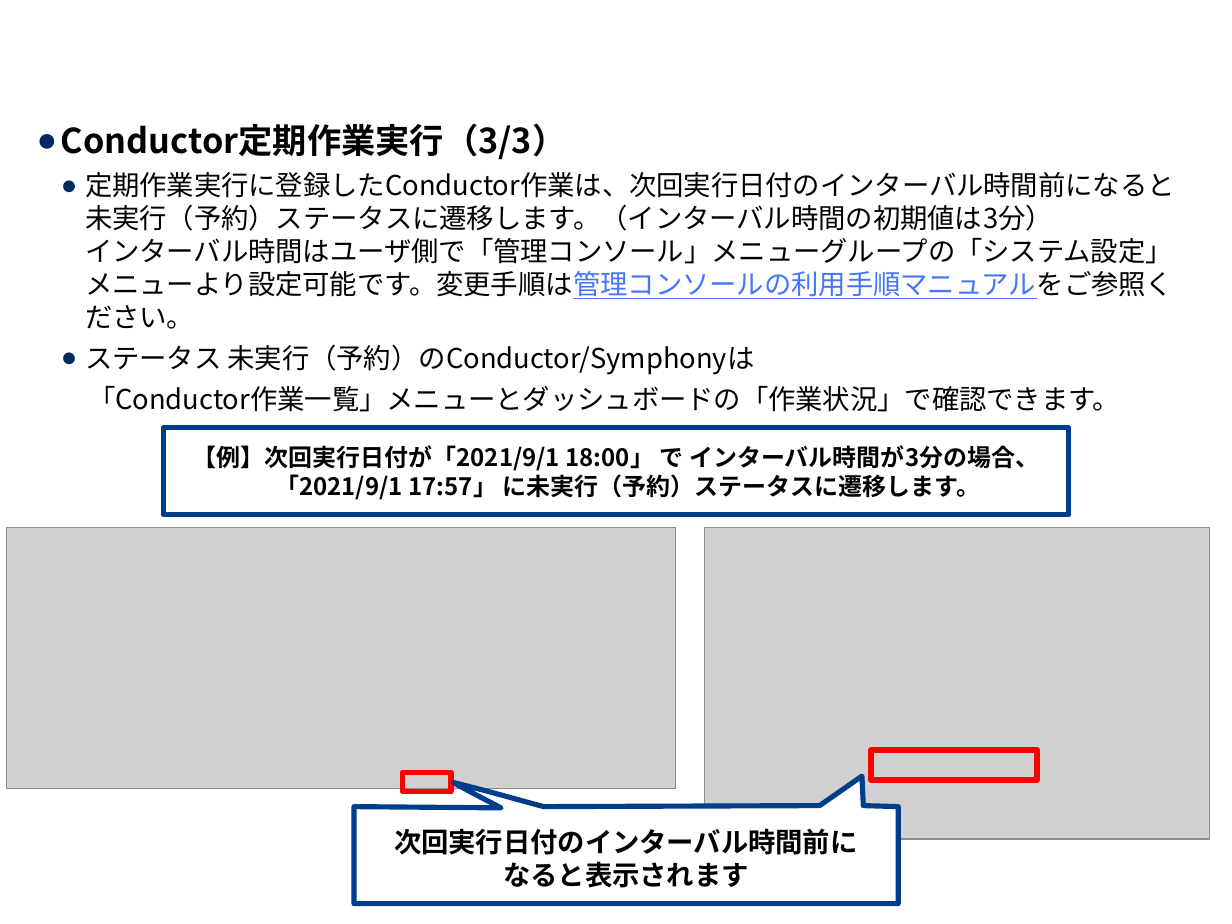
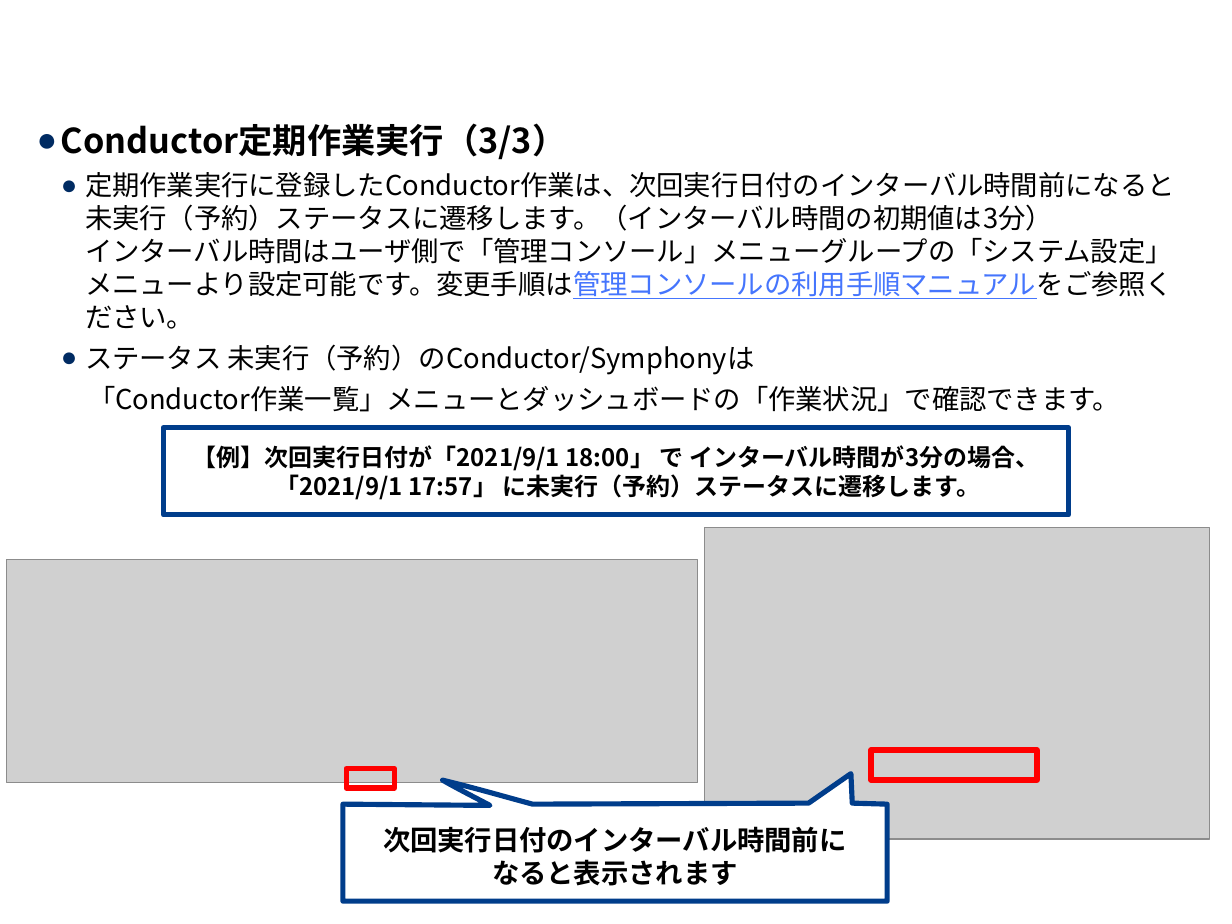
Before and after one commit to exastro-suite/it-automation-docs, a slide deck: slide 19 of asset/Learn_ja/ITA-Conductor_ja.pptx. Drawn at 1232x924 pixels with LibreOffice and Linux fonts; fonts in the diff are those of the drawing; grey boxes stand for pictures; background and template pictures are left out. Boxes give left, top, right and bottom in pixels: in the first picture for what was removed or moved away, otherwise in the second. Text is boxed around its words. In the diff, an @@ line names an element or a change of style, - is before the commit and + after.

```diff
--- a/asset/Learn_ja/ITA-Conductor_ja.pptx
+++ b/asset/Learn_ja/ITA-Conductor_ja.pptx
@@ picture: place and size @@
-picture at (6, 527, 675, 788)
+picture at (6, 559, 697, 782)
@@ freeform shape "次回実行日付のインターバル時間前に なると表示されます": place and size @@
-freeform shape "次回実行日付のインターバル時間前に なると表示されます" at (354, 776, 898, 904)
+freeform shape "次回実行日付のインターバル時間前に なると表示されます" at (342, 774, 887, 902)
@@ rectangle: place and size @@
-rectangle at (403, 772, 451, 792)
+rectangle at (346, 769, 394, 788)
```
Also in this commit, not shown: 4 other slides changed, 1 other file.
